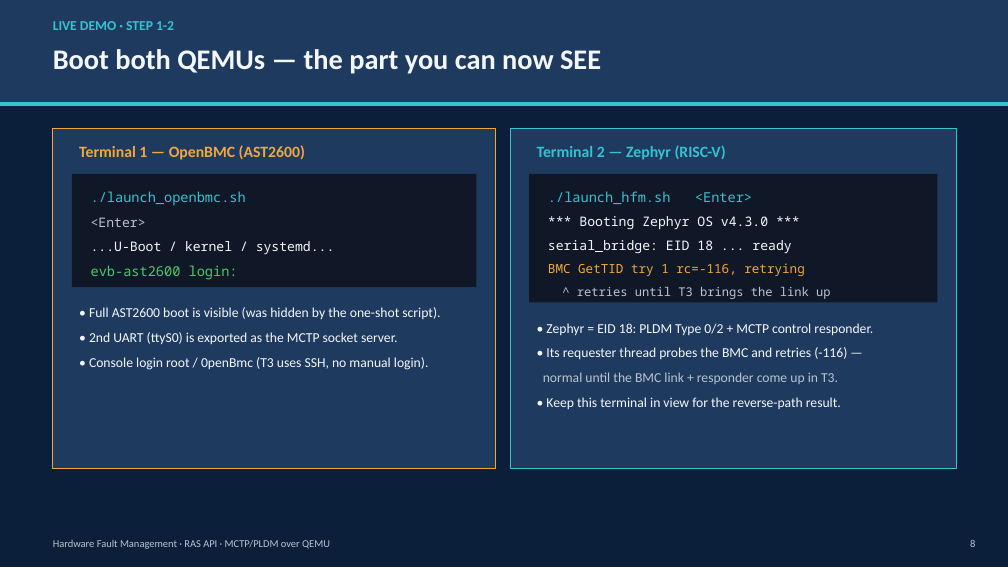
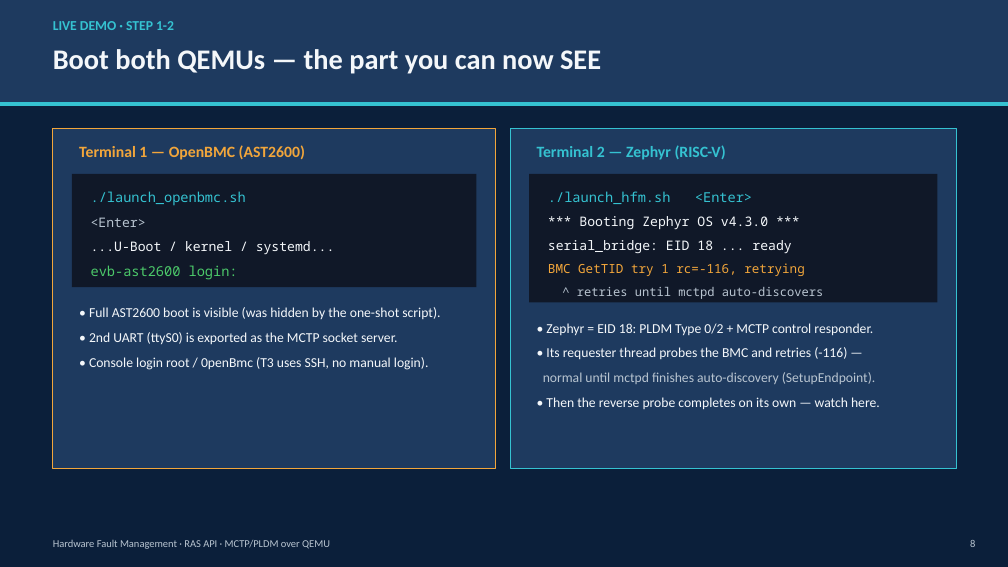
Before and after one commit to OCP-China-Projects/Hardware-Fault-Management, a slide deck: slide 8 of docs/demo/HFM_RASAPI_demo.pptx. Drawn at 1008x567 pixels with LibreOffice and Linux fonts; fonts in the diff are those of the drawing. Boxes give left, top, right and bottom in pixels: in the first picture for what was removed or moved away, otherwise in the second. Text is boxed around its words. In the diff, an @@ line names an element or a change of style, - is before the commit and + after.

```diff
--- a/docs/demo/HFM_RASAPI_demo.pptx
+++ b/docs/demo/HFM_RASAPI_demo.pptx
@@ text at bbox=[577, 287, 823, 299]: text changed @@
-^ retries until T3 brings the link up
+^ retries until mctpd auto-discovers
@@ text at bbox=[543, 372, 880, 410]: text changed; text colour #F4F7FA to #B8C4D0 @@
-normal until the BMC link + responder come up in T3.
-• Keep this terminal in view for the reverse-path result.
+normal until mctpd finishes auto-discovery (SetupEndpoint).
+• Then the reverse probe completes on its own — watch here.
```
Also in this commit, not shown: 8 other slides changed, 1 slide added, 1 slide removed, 11 other files.
